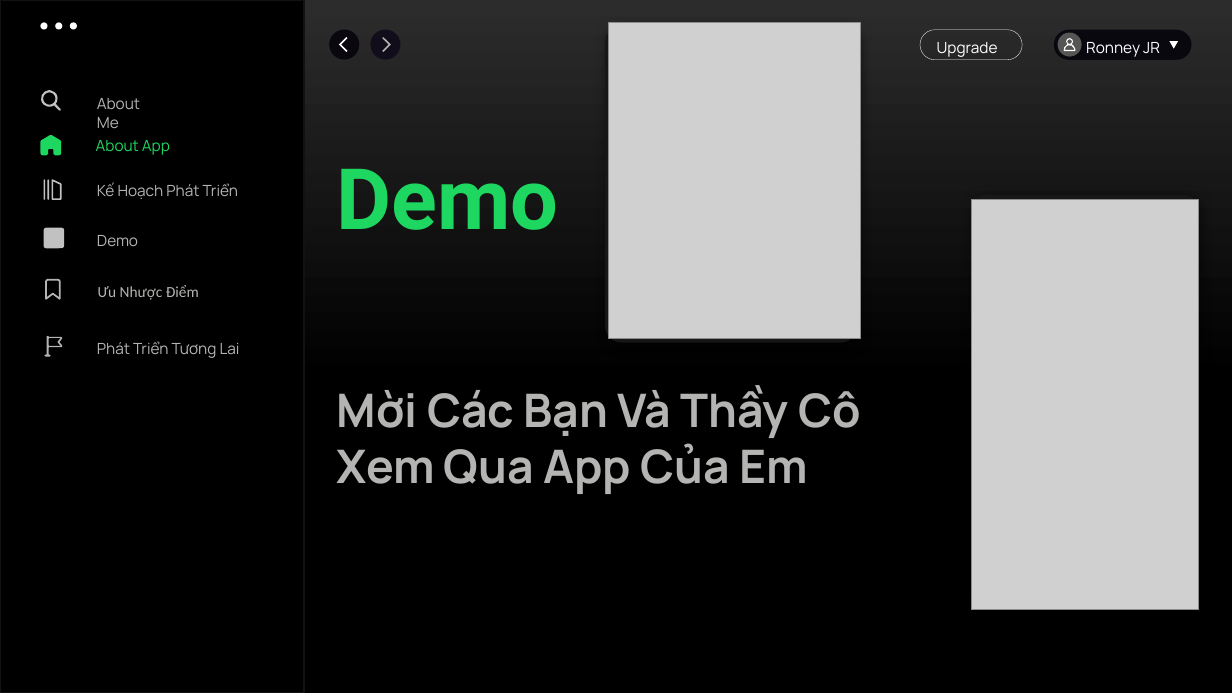
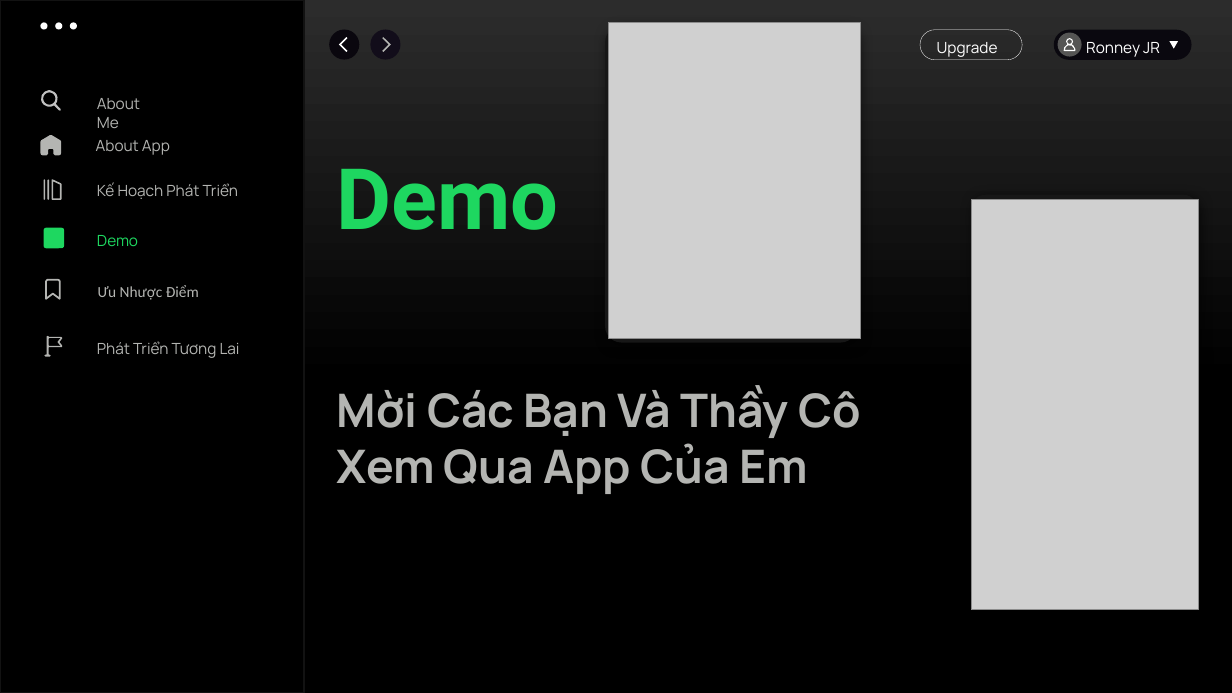
Before and after one commit to RonneyJR/python-app, a slide deck: slide 5 of slides/Chung Nguyên Khôi PTI08.pptx. Drawn at 1232x693 pixels with LibreOffice and Linux fonts; fonts in the diff are those of the drawing; grey boxes stand for pictures; background and template pictures are left out. Boxes give left, top, right and bottom in pixels: in the first picture for what was removed or moved away, otherwise in the second. Text is boxed around its words. In the diff, an @@ line names an element or a change of style, - is before the commit and + after.

```diff
--- a/slides/Chung Nguyên Khôi PTI08.pptx
+++ b/slides/Chung Nguyên Khôi PTI08.pptx
@@ text "About App" at bbox=[96, 140, 170, 155]: text colour #1ED760 to #B4B5B2 @@
@@ freeform shape at bbox=[41, 135, 61, 155]: fill #1ED760 to #B4B5B2 @@
@@ fill #C1C1C1 to #B4B5B2 in 3 elements at bbox=[43, 179, 45, 200], bbox=[47, 179, 49, 200], bbox=[52, 179, 62, 200] @@
@@ rounded rectangle at bbox=[43, 227, 64, 248]: fill #C1C1C1 to #1ED760 @@
@@ text "Demo" at bbox=[97, 235, 138, 246]: text colour #B4B5B2 to #1ED760 @@
```
Also in this commit, not shown: 4 other slides changed, 2 other files.
